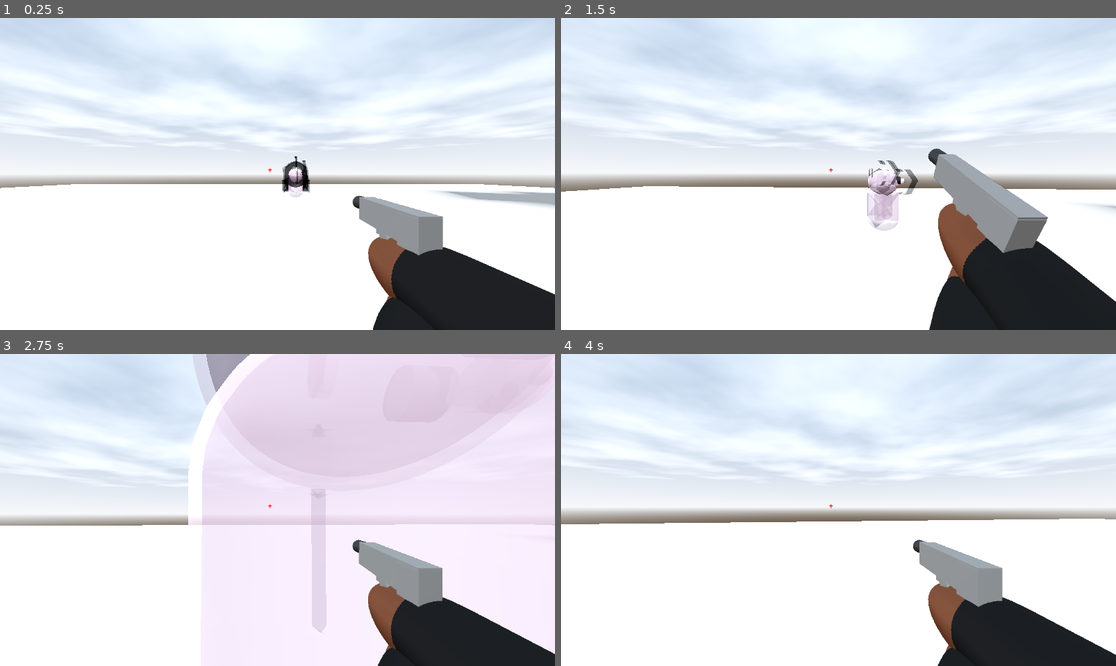
Above: before the commit, frames 1-4 (two rows, left to right).
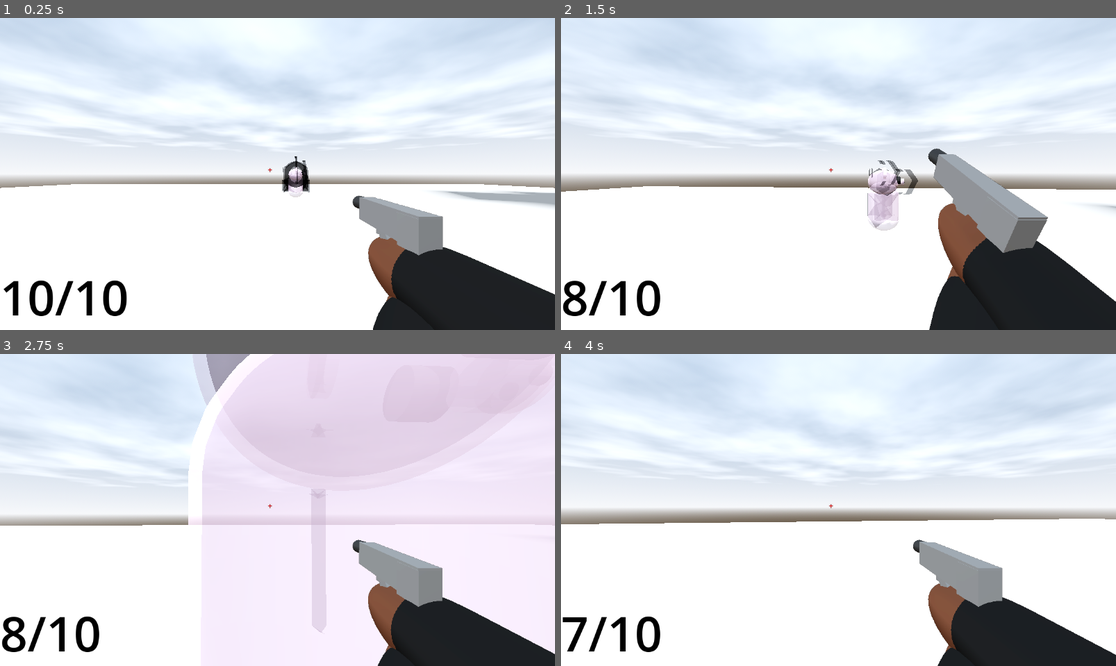
Above: after the commit, the same moments.

Repository: DylanFrenzy/The-Trials-and-Tribulations-of-Tim-Cheese
Game: Godot game, scene res://scenes/main.tscn
The game is run twice, just before and just after one commit, with the same random seed, the same clock (stepped at 60 frames per second) and the same inputs.
Inputs (mouse positions are in pixels of both pictures, inside the frame that each line leads up to):
- Up to frame 1 (0.25 s): no input
- Up to frame 2 (1.5 s): move the mouse to (866, 174) at 0.52 s; press the mouse at (866, 174) at 0.53 s; hold W (move_forward) from 0.53 s (still down); tap Space (jump) at 0.77 s; move the mouse to (810, 174) at 1.27 s; release the mouse at (810, 174) at 1.28 s; click (810, 174) at 1.35 s
- Up to frame 3 (2.75 s): keep holding W (move_forward); tap Space (jump) at 1.52 s; move the mouse to (288, 503) at 2.02 s; press the mouse at (288, 503) at 2.03 s
- Up to frame 4 (4 s): keep holding W (move_forward); move the mouse to (832, 516) at 2.77 s; release the mouse at (832, 516) at 2.78 s; click (832, 516) at 2.85 s; tap Space (jump) at 3.02, 3.77 s; move the mouse to (877, 513) at 3.52 s; press the mouse at (877, 513) at 3.53 s

The runs differ from the first frame. In frame 1, 1.0% of the frame differs, in the area x 0-50%, y 48-96%; in frame 2, 0.8%; in frame 3, 0.8%; in frame 4, 0.7%.

Commit message:
add ammo display

Diff:
--- a/3d-project/scenes/gun_cam.tscn
+++ b/3d-project/scenes/gun_cam.tscn
@@ -602,6 +602,8 @@
 
 [sub_resource type="CapsuleMesh" id="CapsuleMesh_jtfo8"]
 
+[sub_resource type="Theme" id="Theme_vc4ct"]
+
 [node name="GunCam" type="Camera3D"]
 transform = Transform3D(-3.61999e-06, 0, -1, 0, 1, 0, 1, 0, -3.61999e-06, 0, 0, 0)
 script = ExtResource("1_ktk0j")
@@ -673,3 +675,31 @@
 &"": SubResource("AnimationLibrary_mk8an"),
 &"pistol": ExtResource("5_6r2yp")
 }
+
+[node name="UI" type="CanvasLayer" parent="."]
+
+[node name="Crosshair" type="Label" parent="UI"]
+modulate = Color(1, 0, 0, 1)
+anchors_preset = 8
+anchor_left = 0.5
+anchor_top = 0.5
+anchor_right = 0.5
+anchor_bottom = 0.5
+offset_left = -20.0
+offset_top = -20.0
+offset_right = 20.0
+offset_bottom = 20.0
+grow_horizontal = 2
+grow_vertical = 2
+text = "+"
+
+[node name="Ammo" type="Label" parent="UI"]
+anchors_preset = 2
+anchor_top = 1.0
+anchor_bottom = 1.0
+offset_top = -137.0
+offset_right = 169.0
+grow_vertical = 0
+theme = SubResource("Theme_vc4ct")
+theme_override_colors/font_color = Color(0, 0, 0, 1)
+theme_override_font_sizes/font_size = 100
--- a/3d-project/scenes/main.tscn
+++ b/3d-project/scenes/main.tscn
@@ -218,20 +218,3 @@
 [node name="CollisionShape3D3" type="CollisionShape3D" parent="building1/StaticBody3D"]
 transform = Transform3D(0.103288, 0, 0, 0, 0.158435, 0, 0, 0, 0.0248742, -0.477676, -0.401196, -0.0294315)
 shape = SubResource("ConcavePolygonShape3D_i5arm")
-
-[node name="Crosshair" type="CanvasLayer" parent="."]
-
-[node name="TextureRect" type="Label" parent="Crosshair"]
-modulate = Color(1, 0, 0, 1)
-anchors_preset = 8
-anchor_left = 0.5
-anchor_top = 0.5
-anchor_right = 0.5
-anchor_bottom = 0.5
-offset_left = -20.0
-offset_top = -20.0
-offset_right = 20.0
-offset_bottom = 20.0
-grow_horizontal = 2
-grow_vertical = 2
-text = "+"
--- a/3d-project/scripts/pistol.gd
+++ b/3d-project/scripts/pistol.gd
@@ -8,16 +8,19 @@
 @onready var ani_player = $AnimationPlayer2;
 @onready var muzzle_flash = $muzzle_flash
 @onready var ray_caster = $RayCast3D;
+@onready var ammo_display = get_parent().get_parent().get_node("UI/Ammo")
 var is_reloading := false
 
 func _ready():
 	$AnimationPlayer.play("idle")
+	update_ammo_display(current_ammo)
 
 func _input(event: InputEvent) -> void:
 	if (event.is_action_pressed("shoot")):
 		if ani_player.is_playing(): return
 		if current_ammo != 0:
 			current_ammo -= 1;
+			update_ammo_display(current_ammo)
 			ani_player.play("Fire")
 			muzzle_flash.emitting = true
 			if ray_caster.is_colliding():
@@ -32,4 +35,8 @@
 		ani_player.play("Reload")
 		await ani_player.animation_finished
 		current_ammo = max_ammo
+		update_ammo_display(max_ammo)
 		is_reloading = false
+
+func update_ammo_display(ammo):
+	ammo_display.text = str(ammo) + "/" + str(max_ammo)
Not shown: 1 places in 3d-project/scenes/gun_cam.tscn that only renumber resources
